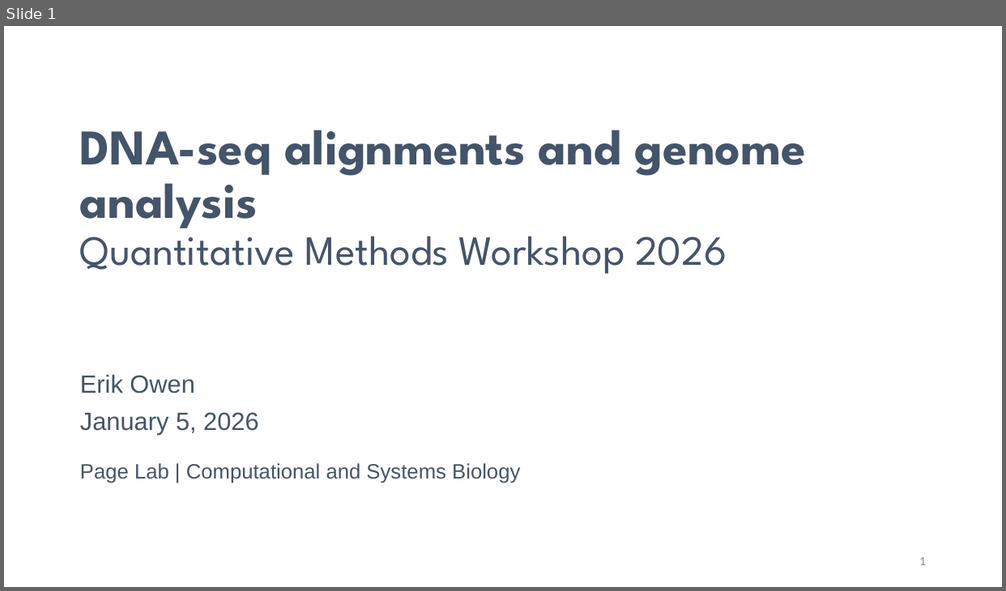
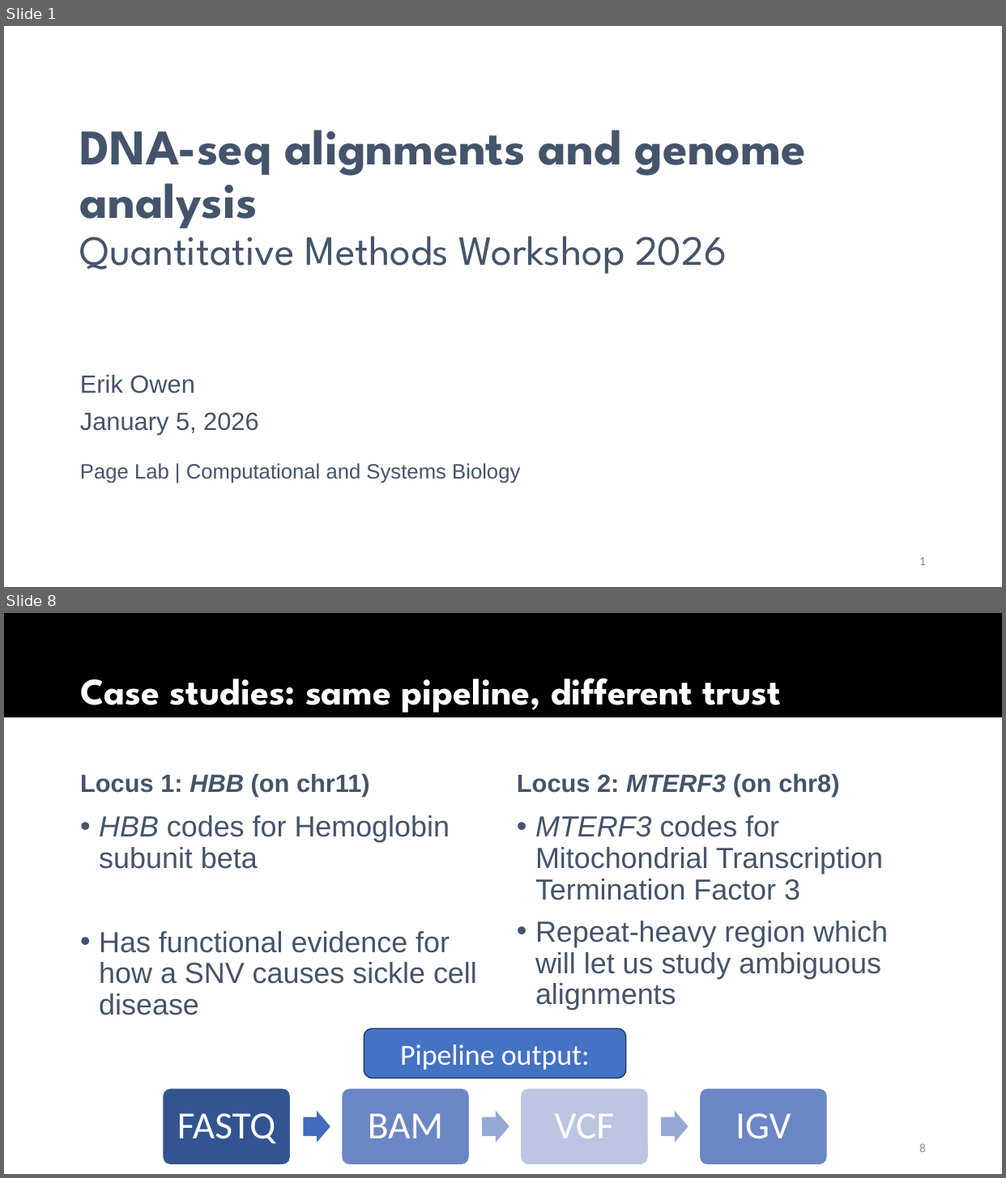
Before and after one commit to erik-owen/2026_QMW_Genomics, a slide deck: slides/260105_dna_seq_alignments.pptx. Shown one above the other, each under a label of ours: slide 1 before the commit, slides 1 and 8 after it; the slides between them are not shown. The pictures are 1006x591 and 1006x1178 pixels, drawn with LibreOffice and Linux fonts; fonts in the diff are those of the drawing; background and template pictures are left out. Boxes give left, top, right and bottom in pixels: in the first picture for what was removed or moved away, otherwise in the second. Text is boxed around its words. In the diff, an @@ line names an element or a change of style, - is before the commit and + after.

```diff
--- a/slides/260105_dna_seq_alignments.pptx
+++ b/slides/260105_dna_seq_alignments.pptx
@@ slide 8 added at [4,613,1002,1174], background #FFFFFF @@
@@ rectangle added at [4,613,1002,717], fill #000000 @@
@@ title added at [80,678,781,713], 36 pt, text #FFFFFF, bold @@
+Case studies: same pipeline, different trust
@@ text added at [80,773,370,796], 24 pt, text #44546A, bold @@
+Locus 1: HBB (on chr11)
@@ text added at [517,773,839,796], 24 pt, text #44546A, bold @@
+Locus 2: MTERF3 (on chr8)
@@ text added at [99,815,477,1016], 28 pt, text #44546A @@
+• HBB codes for Hemoglobin subunit beta
+• Has functional evidence for how a SNV causes sickle cell disease
@@ text added at [535,815,888,1010], 28 pt, text #44546A @@
+• MTERF3 codes for Mitochondrial Transcription Termination Factor 3
+• Repeat-heavy region which will let us study ambiguous alignments
@@ rounded rectangle added at [364,1029,626,1079], fill #4472C4, outline #1E3256 1 pt, 28 pt, text #FFFFFF @@
+Pipeline output:
@@ group added at [163,1088,828,1165]: 4 rounded rectangles, 4 texts, 3 right arrows @@
+FASTQ
+BAM
+VCF
+IGV
@@ page number added at [919,1144,926,1152], 12 pt, text #8C8C8C @@
+8
```
Also in this commit, not shown: 9 other slides added, 1 other file.
